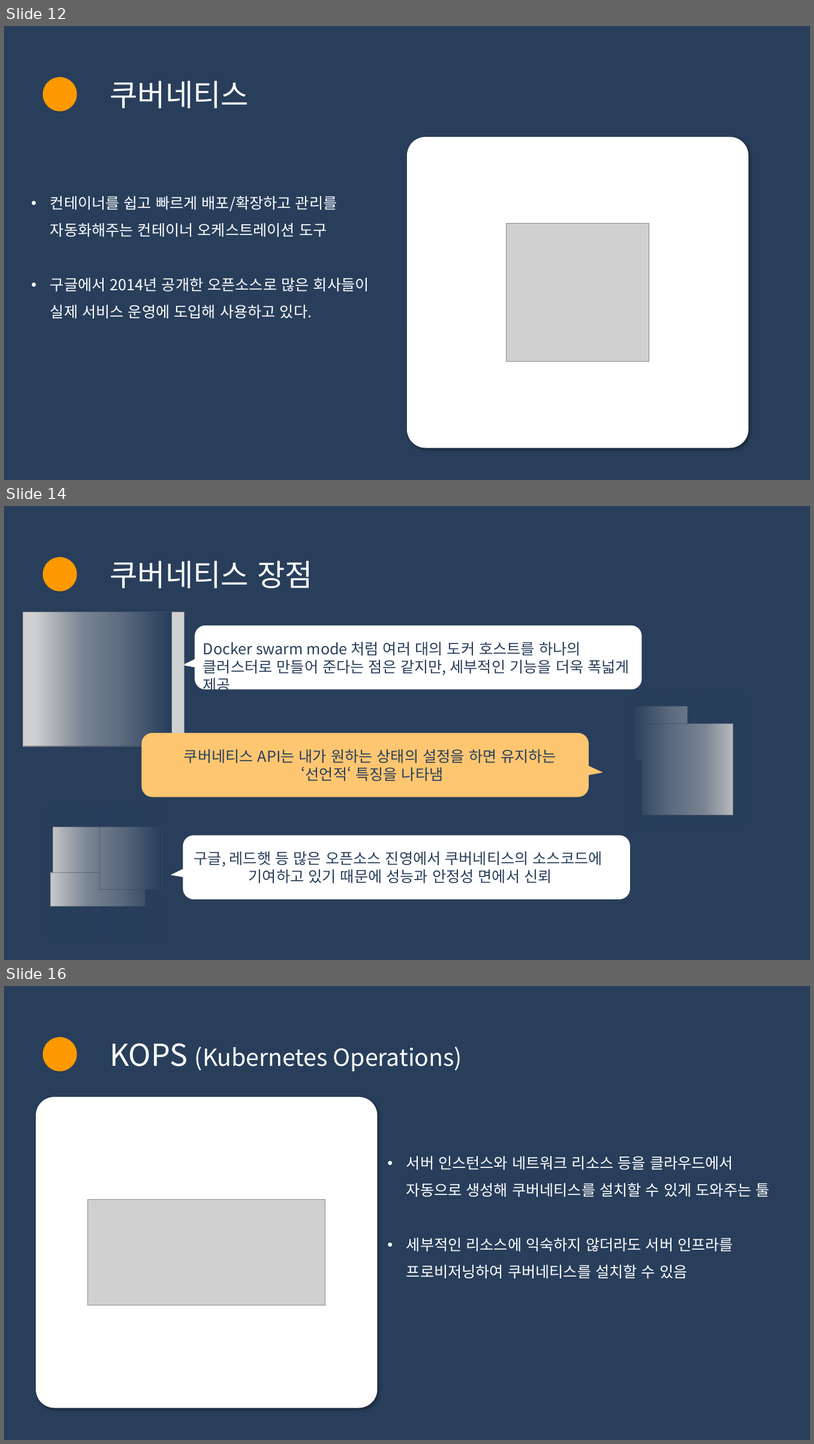
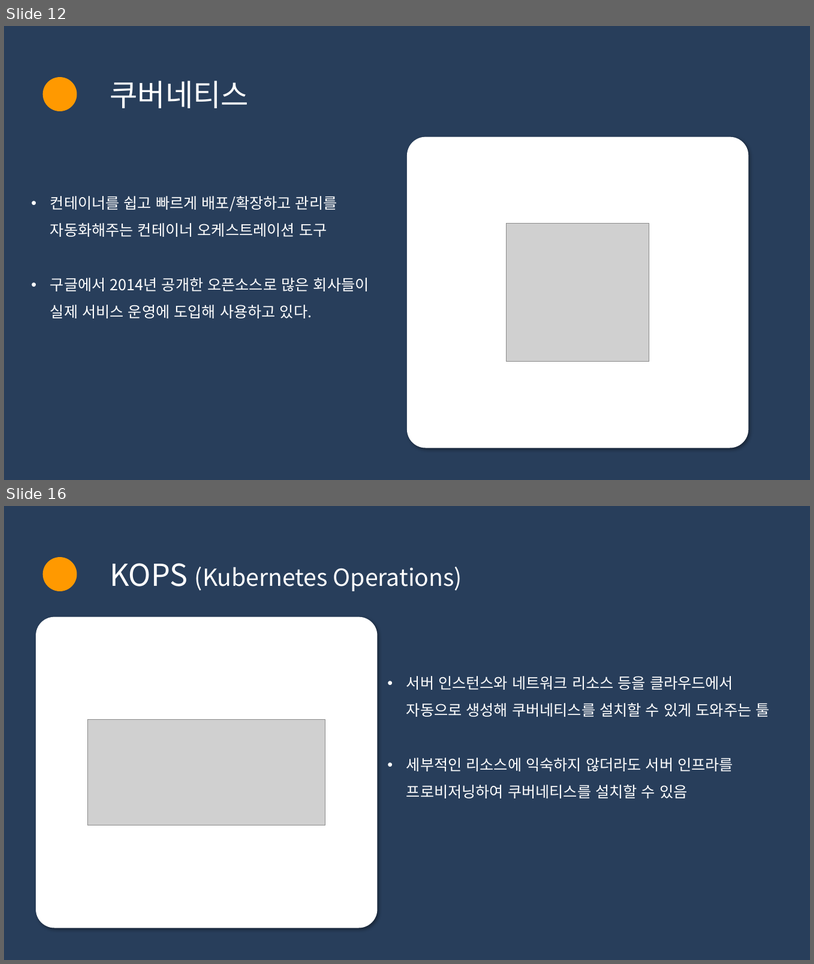
Before and after one commit to SK9604/Ansible, a slide deck: project/group/어때요 갖고싶조.ppsx. Shown one above the other, each under a label of ours: slides 12, 14 and 16 before the commit, slides 12 and 16 after it; the slides between them are not shown. The pictures are 814x1444 and 814x964 pixels, drawn with LibreOffice and Linux fonts; fonts in the diff are those of the drawing; grey boxes stand for pictures. Boxes give left, top, right and bottom in pixels: in the first picture for what was removed or moved away, otherwise in the second. Text is boxed around its words. In the diff, an @@ line names an element or a change of style, - is before the commit and + after.

```diff
--- a/project/group/어때요 갖고싶조.ppsx
+++ b/project/group/어때요 갖고싶조.ppsx
@@ slide 14 removed at (4,506,810,960), background #283E5B @@
@@ ellipse removed at (43,557,77,591) @@
@@ text removed at (110,561,313,588) @@
-쿠버네티스 장점
@@ picture removed at (23,612,185,746) @@
@@ rectangle removed at (36,612,172,746) @@
@@ freeform shape removed at (182,625,642,690) @@
@@ text removed at (203,642,630,675) @@
-Docker swarm mode 처럼 여러 대의 도커 호스트를 하나의 클러스터로 만들어 준다는 점은 같지만, 세부적인 기능을 더욱 폭넓게 제공
@@ rectangle removed at (631,693,746,827) @@
@@ picture removed at (635,706,688,759) @@
@@ freeform shape removed at (142,733,603,797) @@
-쿠버네티스 API는 내가 원하는 상태의 설정을 하면 유지하는
-‘선언적‘ 특징을 나타냄
@@ picture removed at (642,724,734,815) @@
@@ group removed at (48,805,162,940): 3 pictures, 1 rectangle @@
@@ freeform shape removed at (170,835,630,899) @@
-구글, 레드햇 등 많은 오픈소스 진영에서 쿠버네티스의 소스코드에
-기여하고 있기 때문에 성능과 안정성 면에서 신뢰
```
Also in this commit, not shown: 4 slides changed, 10 slides added, 8 other slides removed.
